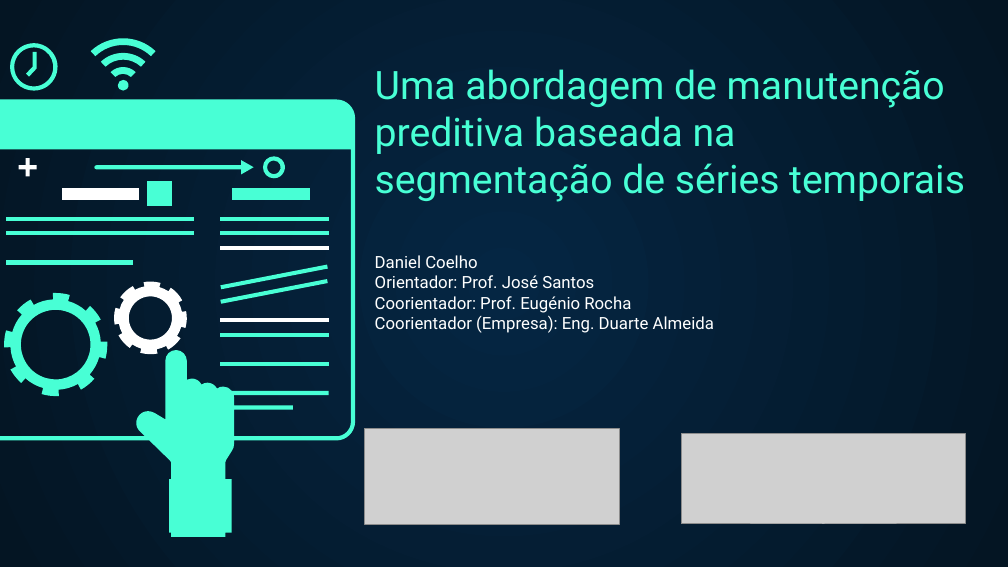
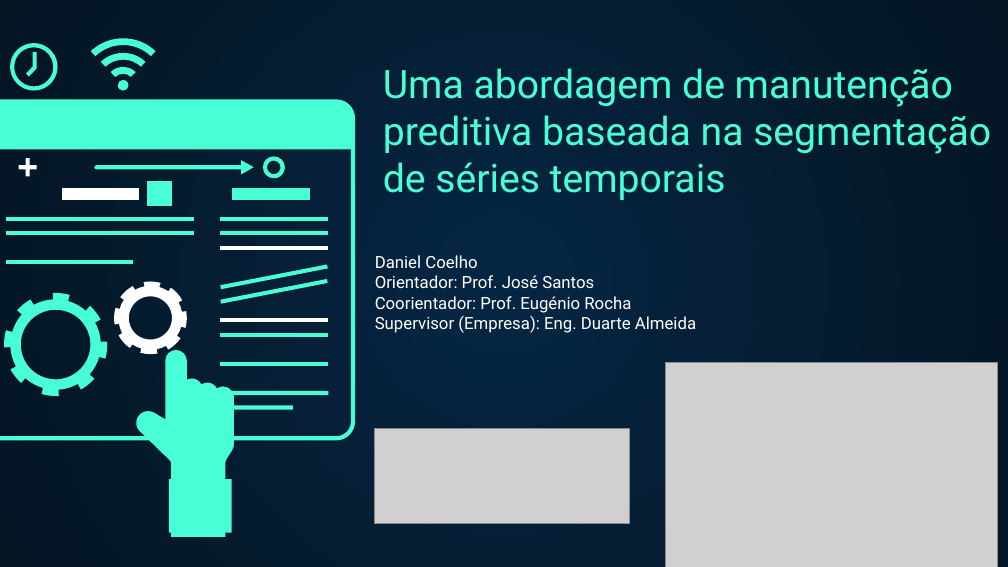
Before and after one commit to DanielCoelho112/master_thesis_document, a slide deck: slide 1 of defesa_tese/presentation.pptx. Drawn at 1008x567 pixels with LibreOffice and Linux fonts; fonts in the diff are those of the drawing; grey boxes stand for pictures. Boxes give left, top, right and bottom in pixels: in the first picture for what was removed or moved away, otherwise in the second. Text is boxed around its words. In the diff, an @@ line names an element or a change of style, - is before the commit and + after.

Commit message:
add presentation final version

```diff
--- a/defesa_tese/presentation.pptx
+++ b/defesa_tese/presentation.pptx
@@ text at [383, 68, 991, 200]: text changed @@
-Uma abordagem de manutenção preditiva baseada na
-segmentação de séries temporais
+Uma abordagem de manutenção preditiva baseada na segmentação
+de séries temporais
@@ text at [375, 255, 696, 333]: text changed @@
-Daniel Coelho
-Orientador: Prof. José Santos
-Coorientador: Prof. Eugénio Rocha
-Coorientador (Empresa): Eng. Duarte Almeida
+Daniel Coelho
+Orientador: Prof. José Santos
+Coorientador: Prof. Eugénio Rocha
+Supervisor (Empresa): Eng. Duarte Almeida
@@ picture added at [665, 363, 998, 567] @@
@@ picture: place and size @@
-picture at [365, 428, 619, 524]
+picture at [375, 428, 629, 523]
@@ picture removed at [681, 433, 965, 524] @@
```
Also in this commit, not shown: 12 other slides changed, 8 slides added, 5 slides removed, 2 other files.
